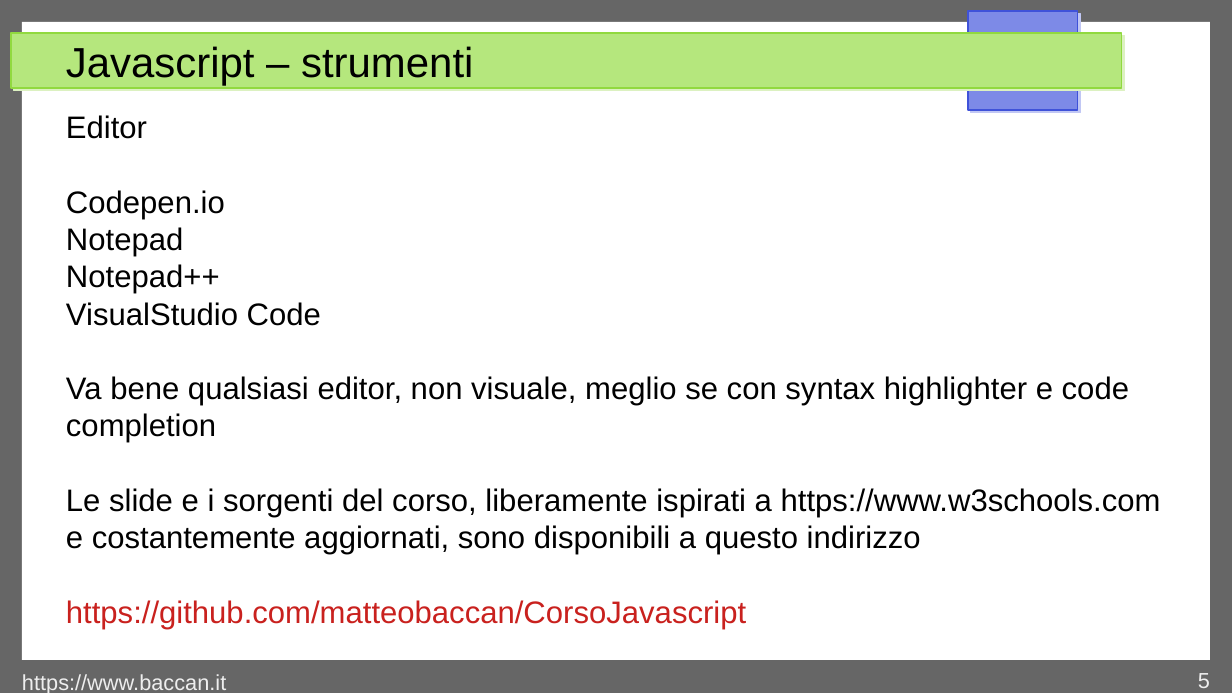
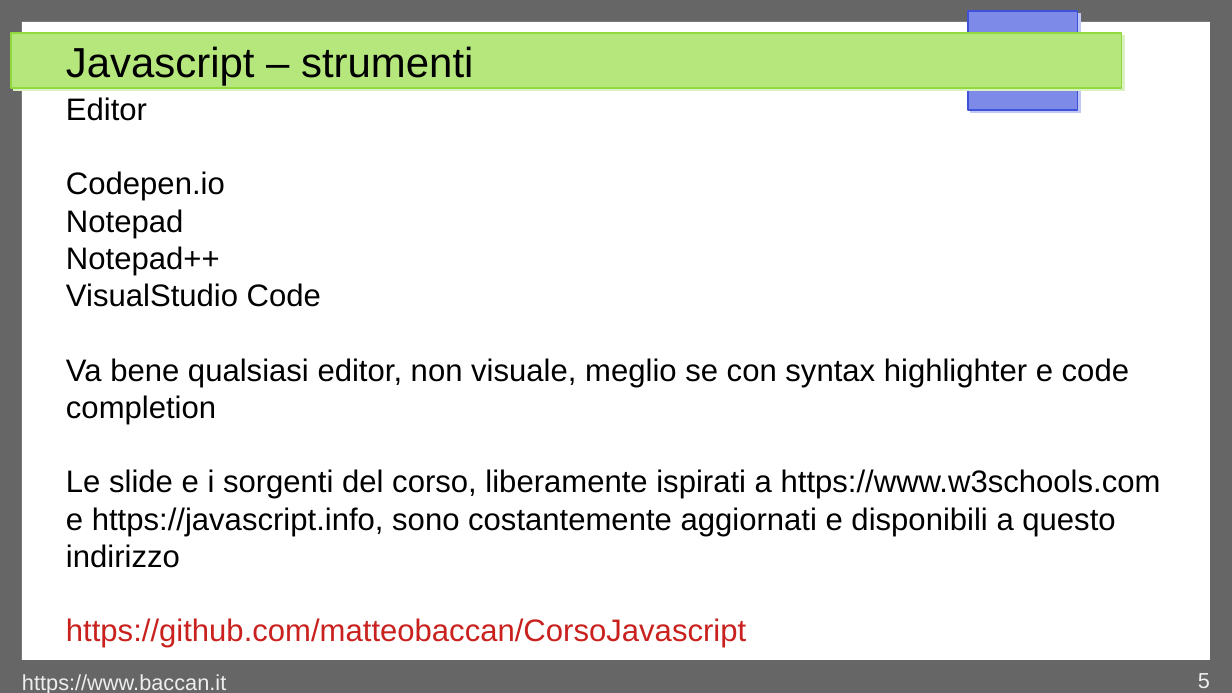
Before and after one commit to matteobaccan/CorsoJavascript, a slide deck: slide 5 of Chapter_Javascript.odp. Drawn at 1232x693 pixels with LibreOffice and Linux fonts; fonts in the diff are those of the drawing. Boxes give left, top, right and bottom in pixels: in the first picture for what was removed or moved away, otherwise in the second. Text is boxed around its words. In the diff, an @@ line names an element or a change of style, - is before the commit and + after.

```diff
--- a/Chapter_Javascript.odp
+++ b/Chapter_Javascript.odp
@@ text "Editor": place and size @@
-text "Editor" at (66, 115, 1161, 629)
+text "Editor" at (66, 97, 1161, 648)
@@ text at (66, 469, 1161, 568): text changed @@
-Le slide e i sorgenti del corso, liberamente ispirati a https://www.w3schools.com e costantemente aggiornati, sono disponibili a questo indirizzo
+Le slide e i sorgenti del corso, liberamente ispirati a https://www.w3schools.com e https://javascript.info, sono costantemente aggiornati e disponibili a questo indirizzo
```
Also in this commit, not shown: 1 other slide changed, 10 slides added, 4 other files.
